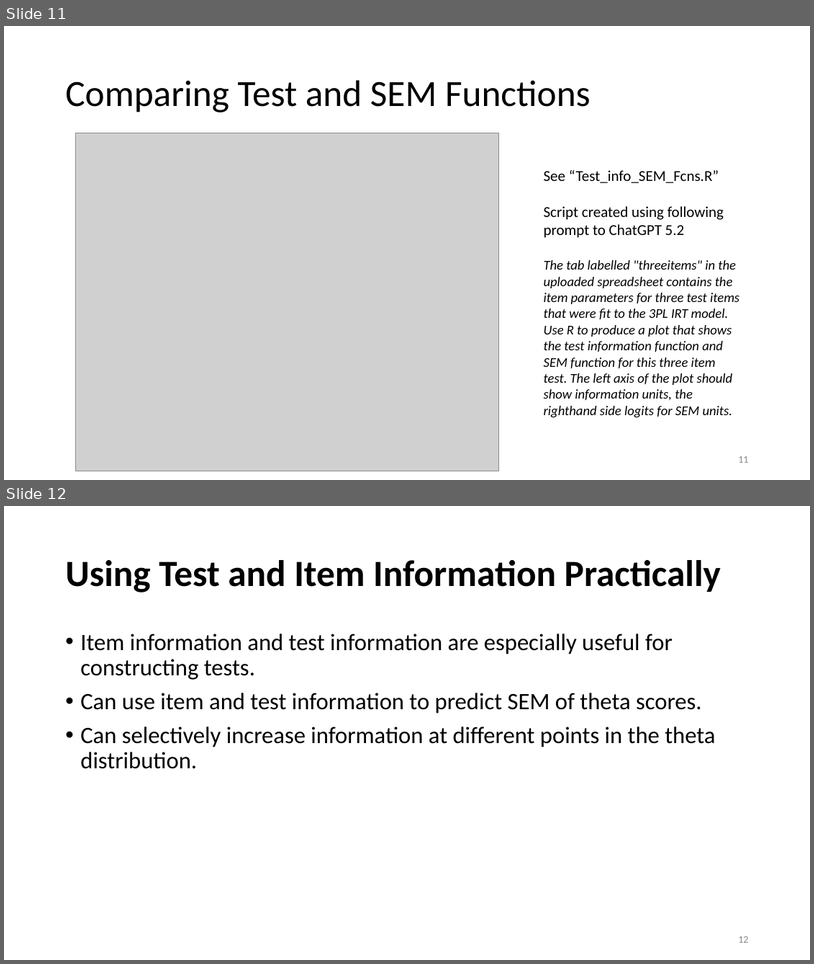
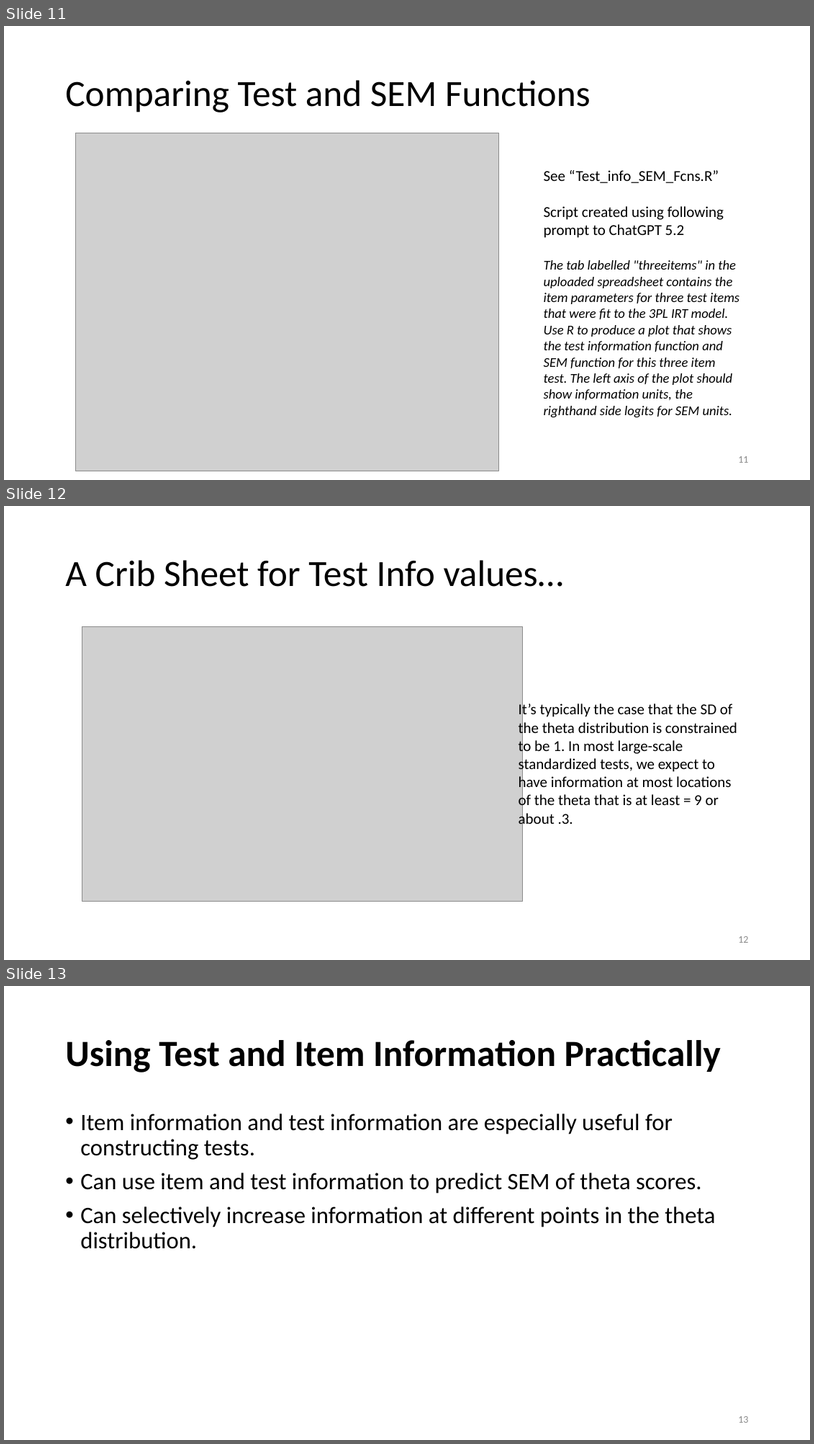
Before and after one commit to DerekCBriggs/Measurement-and-Psychometrics, a slide deck: IRT Models for Dichotomously Scored Items/Presentation Slides/4_TCCs_Test Information_SEM Functions.pptx. Shown one above the other, each under a label of ours: slides 11 and 12 before the commit, slides 11, 12 and 13 after it. The pictures are 814x964 and 814x1444 pixels, drawn with LibreOffice and Linux fonts; fonts in the diff are those of the drawing; grey boxes stand for pictures. Boxes give left, top, right and bottom in pixels: in the first picture for what was removed or moved away, otherwise in the second. Text is boxed around its words. In the diff, an @@ line names an element or a change of style, - is before the commit and + after.

```diff
--- a/IRT Models for Dichotomously Scored Items/Presentation Slides/4_TCCs_Test Information_SEM Functions.pptx
+++ b/IRT Models for Dichotomously Scored Items/Presentation Slides/4_TCCs_Test Information_SEM Functions.pptx
@@ slide 12 added at [4, 506, 810, 960], background #FFFFFF @@
@@ title added at [65, 560, 564, 587], 44 pt, text #000000 @@
+A Crib Sheet for Test Info values…
@@ picture added at [82, 627, 523, 901] @@
@@ text added at [519, 702, 738, 828], 18 pt, text #000000 @@
+It’s typically the case that the SD of the theta distribution is constrained to be 1. In most large-scale standardized tests, we expect to have information at most locations of the theta that is at least = 9 or about .3.
@@ page number added at [738, 936, 748, 942], 12 pt, text #8C8C8C @@
+12
@@ what was slide 12 is now slide 13 @@
```
Also in this commit, not shown: 1 slide changed, 1 other file.
